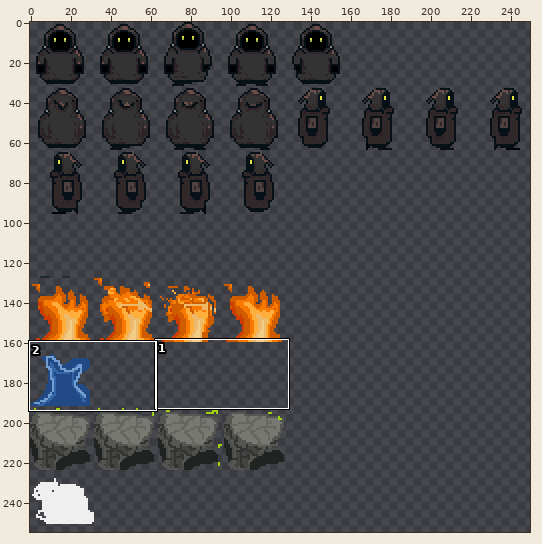
Two states of a sprite sheet, the_elemental_shapshifter/characters/player/player.png. The first picture is a wide view before the edit; the outline marks the close-up.
Close-up. First the earlier version:
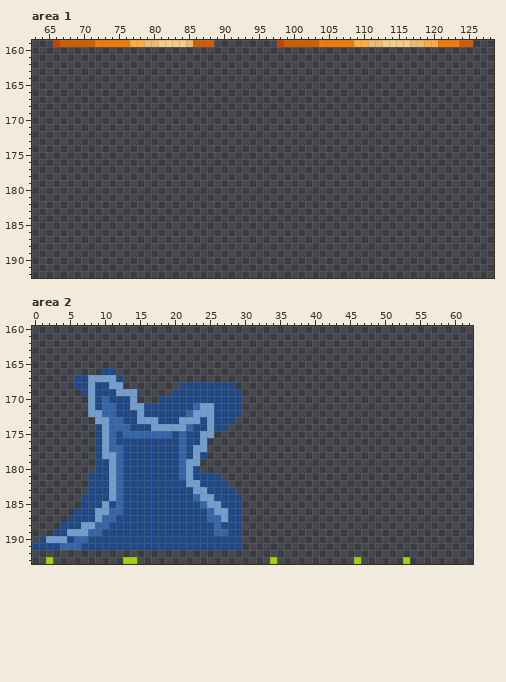
The file is 256x256 pixels. Colours within 5 levels of each other are drawn and written as one. Shown: area 1: x 63..128, y 159..192; area 2: x 0..62, y 160..193. The wide view leaves out empty margins.
New version:
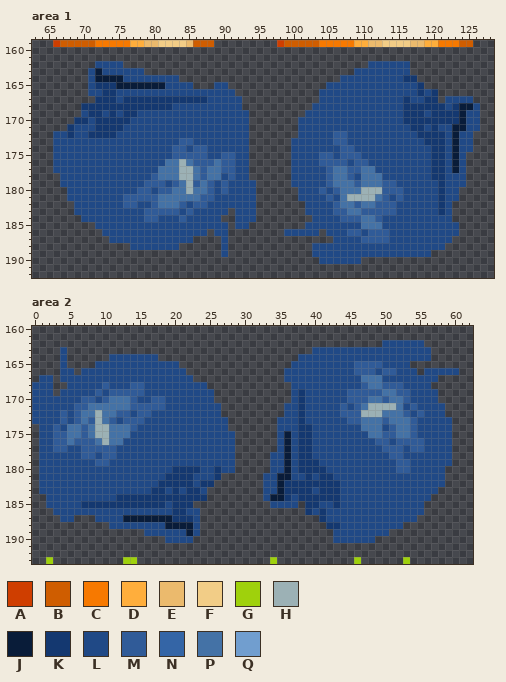
Palette (. is transparent): A #cf3e00  B #cf5d00  C #f77900  D #ffae3c  E #ebba6d  F #f2cd87  G #9fd10c  H #9cb1b5  J #091c39  K #143870  L #204986  M #305b98  N #3465a6  P #4472a6  Q #719ecf
The edit:
Changed rows in their new state; - is an unchanged pixel.
Area 1:
first column x 66:
162 ------LLLL-----------------------------------LLLLLL----------
163 -----LJLLLLLL------------------------------LLLLLLLL----------
164 -----LJJJJLLLLLLLL-----------------------LLLLLLLLLKK---------
165 -----LKKKJJJJJJJLLLL---LL--------------LLLLLLLLLLLLLK--------
166 -----LLKKLLLLLLLLLLLLLLLLL------------LLLLLLLLLLLLLLKLK------
167 ------KKKLKKKKKKKKKKKKLLLLL-----------LLLLLLLLLLLLKLLKK-LLLL-
168 ----KKKKKKKKKKKKKLLLLLLLLLL----------LLLLLLLLLLLLLKKKKKKLKJJL
169 ----LKKLKLKKLLLLLLLLLLLLLLLL--------LLLLLLLLLLLLLLKKKLKKKKJLL
170 ---KKLKKKKKLLLLLLLLLLLLLLLLL-------LLLLLLLLLLLLLLLKKKKKKKKJLL
171 --KLLLKKKKLLLLLLLLLLLLLLLLLL-------LLLLLLLLLLLLLLLLKKLKLLJJLL
172 LLKLLKKKKLLLLLLLLLLLLLLLLLLL-------LLLLLMMLLLLLLLLLLKKKKLJLL-
173 LLLLLLLLLLLLLLLLLLMMLLLLLLLL------LLLLLLMMLLLLLLLLLLLKKKLJLL-
174 LLLLLLLLLLLLLLLLLMMLMMLLLLLL------LLLLLLLMMLLLLLLLLLLLKKLJLL-
175 LLLLLLLLLLLLLLLLLMMMMMLLMMLL------LLLLMMLMMMLLLLLLLLLLKKLJL--
176 LLLLLLLLLLLLLLLLPPHPMMMPMMLL------LLLLMMMMLMMLLLLLLLLLKKLJL--
177 LLLLLLLLLLLLLLLPPPHHPMPPMMLL------LLLLLMPPMMPPLLLLLLLLKKLJL--
178 -LLLLLLLLLLLLLMPPPHHPMPPLMLL------LLLLLMPPMLPPPLLLLLLLKKLLL--
179 -LLLLLLLLLLLLMMMLMPHMPMLMLLLL-----LLLLLMPPPMPPPMMLLLLLLKLLL--
180 --LLLLLLLLLLMMLMMPPHPPMLMLLLL------LLLMLMPPPHHHMMMLLLLLKLL---
181 --LLLLLLLLMMMMMPPPPPPMMLLLLLL------LLLLMLPHHHHPMLMLLLLLKLL---
182 ---LLLLLLLMMLLMPPPMLMMLLLLLLL-------LLLLMPPMPPMMMLLLLLLKL----
183 ---LLLLLLLLLLMMMMMLMLLLLL-LLL-------LLLLMMPPMMMMMLLLLLLKL----
184 ----LLLLLLLLLMMLLLMLLLLL--LLL--------LLLLMMMPPMLLLLLLLLLL----
185 ------LLLLLLLLLLLLLLLLLLL-LL--------LLLLLLLLPPPLLLLLLLLLLL---
186 -------LLLLLLLLLLLLLLL-LL--------LLLLL-LLLMMLMMMLLLLLLLLLL---
187 --------LLLLLLLLLLLL----L---------------LLLLMMMMLLLLLLLLL----
188 -----------LLLLLLL------L------------LLLLLLLLLLLLLLLLLLL-----
189 ------------------------L------------LLLLLLLLLLLLLLLLL-------
190 --------------------------------------LLLLLL-----------------
Area 2:
first column x 0:
162 --------------------------------------------------LLLLLL-----
163 ----L-----------------------------------LLLLLLLLLLLLLLLLL----
164 ----L------LLLLLLL--------------------LLLLLLLLLLLLLLLLLLL----
165 ----L----LLLLLLLLLLLL----------------LLLLLLLLLMMMMLLLL-------
166 ----LL-LLL--LLLLLLLLLL--------------LLLLLLLLLLMMMLMMLLL-LLLLL
167 -LL-LL--LLLL-LLLLLLLLLL-------------LLLLLLLLLLLPPPLLLLLLLL---
168 LLL--L--L-MLLLMMLLLLL----....--------LLLLLLLLLLMPPMMMLLLL----
169 LLL-LLL-LM-MMMMMLLLL------....-------LKLLLLLLMMMMMPPMMLLLL---
170 LLLLLLLMM-MPPPMLLMM-------....-------LKLLLLLLMMMPPMPPMLLLL---
171 LLLLLLMMPPPPPPMMMMM----LLL-...------LLKLLLLLMLMPHHHHPLMLLLL--
172 LLLLMLMPPHPPMM-MM-----LLLL-...------LLKLLLLLMMMHHHPPPMLMLLL--
173 LLLLMLMPMHPMLMMMLL---LLL-L--.------LLLKLLLLLLMMPPPMPPPMLLLLL-
174 -LLMLPPMPHHPPPM--LLLLLL--L---------LLLKKLLLLLLLPPPLMPPMLLLLL-
175 -LLMMPPMPHHPPPLLLLLL-L--LLLLL------LJLKKLLLLLLLLPPMMPPMLLLLL-
176 -LLMMPMMMPHPP--------L--LLLLL------LJLKKLLLLLLLLLMMLMMMMLLLL-
177 -LLMMLLMMMMML--------L-LLLLLL------LJLKKLLLLLLLLLLMMMLMMLLLL-
178 -LLLLLLMM-MML--------L-L-LLLL-----LLJLKKLLLLLLLLLLLMMLLLLLLL-
179 -LLLLLLLLMMLL--------LLLLLLLL-----LLJLKKKLLLLLLLLLLLMMLLLLLL-
180 -LLLLLLLL--LL-------KKKKLLKLL-----LLJLKKKKLLLLLLLLLLMMLLLLL--
181 -LLLLLLL---LL------KKKK---K------LLJJLLKLKKLLLLLLLLLLLLLLLL--
182 -LLLLLLL---LL-----KKKKKLKK..-----LLJKKKKKKKKLLLLLLLLLLLLLLL--
183 -LLLLLLL---LL----KK-K-KKL....----LLJKKKKLKKKLLLLLLLLLLLLLL---
184 --LLLLL----LKKKKKKKKKKKKK.....---LJJKLKKKKKKLLLLLLLLLLLLL----
185 --LLLLLKKKKKKKKKKKK-KKK.......----LLLL-KKLLKLLLLLLLLLLLL-----
186 ---LLL---LLLL-------KK--......---------KLKLLLLLLLLLLLLLL-----
187 ----L-...LLL-JJJJJJJKKK-......-----------KLLLLLLLLLLLLL------
188 ----.......--------JJJJ-......------------KKLLLLLLLLL--------
189 ---.............------J-......-------------LLLLLLLL----------
190 -..................----.......-------------LLLLLL------------
191 ..............................-------------------------------
Changed places in both close-ups, as pixel boxes (x1, y1, x2, y2):
added: (53, 61, 256, 257)
added: (284, 61, 480, 264)
added: (263, 340, 459, 543)
changed: (32, 347, 242, 550)
